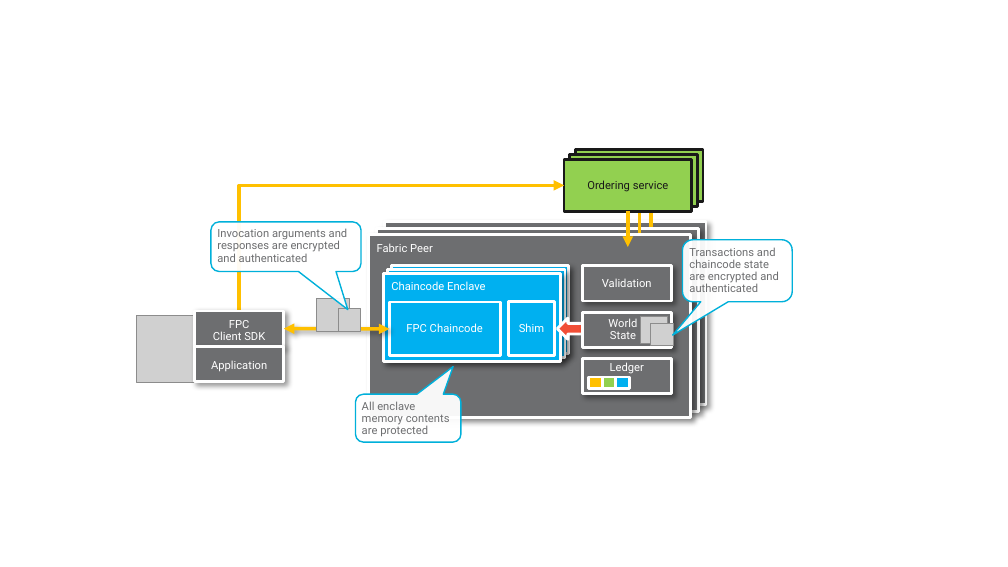
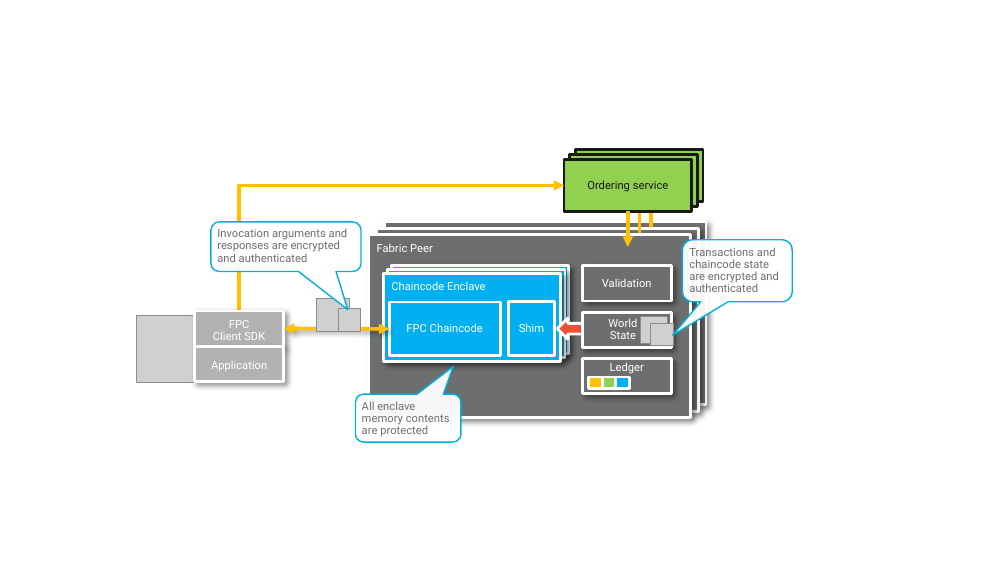
Before and after one commit to hyperledger/fabric-rfcs, a slide deck: slide 1 of images/fpc/high-level/hl-diagrams.pptx. Drawn at 1008x567 pixels with LibreOffice and Linux fonts; fonts in the diff are those of the drawing; grey boxes stand for pictures. Boxes give left, top, right and bottom in pixels: in the first picture for what was removed or moved away, otherwise in the second. Text is boxed around its words. In the diff, an @@ line names an element or a change of style, - is before the commit and + after.

```diff
--- a/images/fpc/high-level/hl-diagrams.pptx
+++ b/images/fpc/high-level/hl-diagrams.pptx
@@ rectangle "FPC Client SDK" at <box>195,311,284,347</box>: fill #6D6E70 to #B2B2B2 @@
@@ rectangle "Application" at <box>195,347,284,381</box>: fill #6D6E70 to #B2B2B2 @@
```
Also in this commit, not shown: 3 other slides changed, 4 other files.
